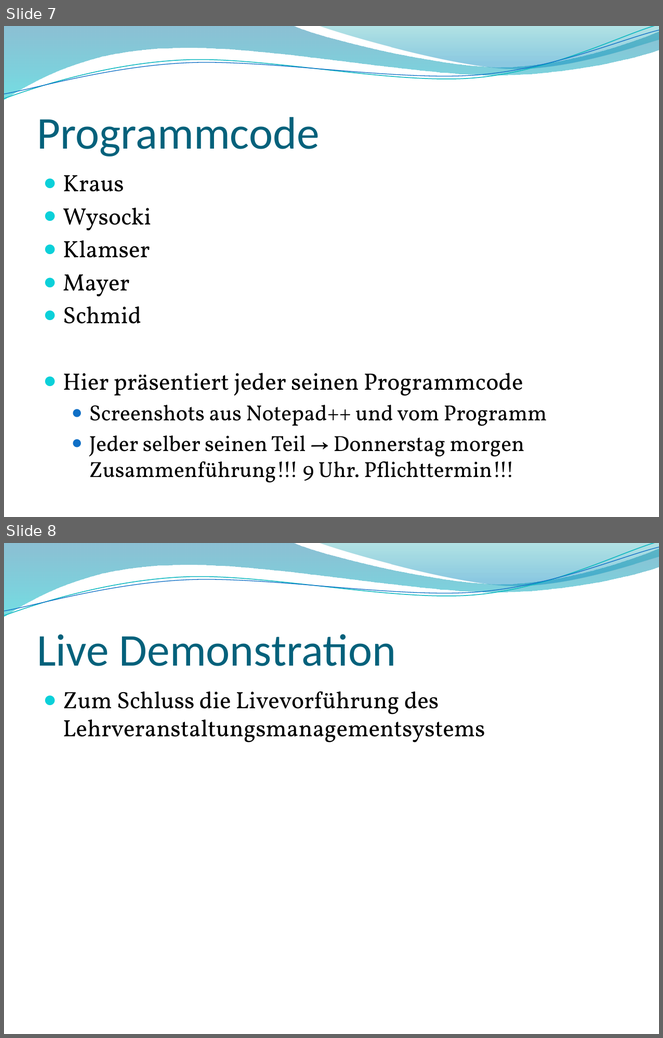
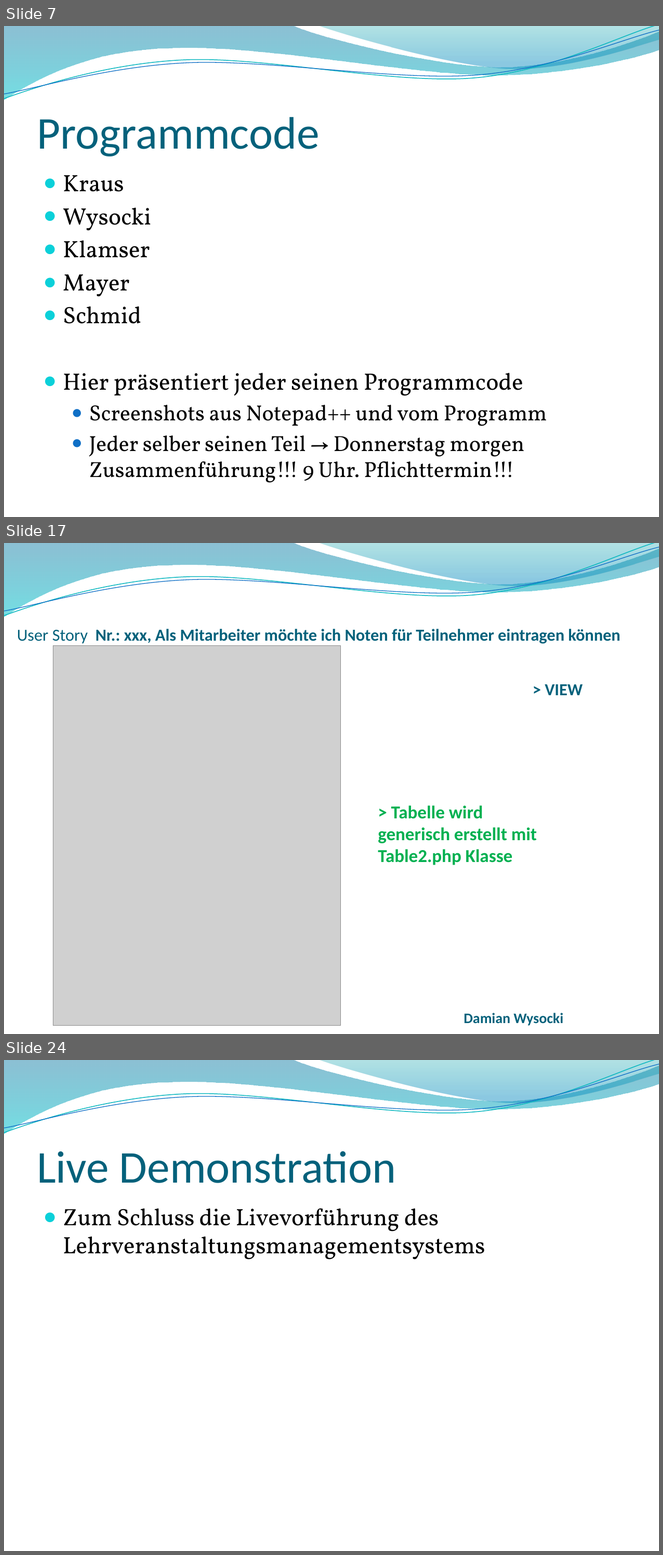
Before and after one commit to wf5ss2015/wfprj, a slide deck: Lehrveranstaltungsmanagement_Präsentation.pptx. Shown one above the other, each under a label of ours: slides 7 and 8 before the commit, slides 7, 17 and 24 after it; the slides between them are not shown. The pictures are 663x1038 and 663x1555 pixels, drawn with LibreOffice and Linux fonts; fonts in the diff are those of the drawing; grey boxes stand for pictures; background and template pictures are left out. Boxes give left, top, right and bottom in pixels: in the first picture for what was removed or moved away, otherwise in the second. Text is boxed around its words. In the diff, an @@ line names an element or a change of style, - is before the commit and + after.

```diff
--- a/Lehrveranstaltungsmanagement_Präsentation.pptx
+++ b/Lehrveranstaltungsmanagement_Präsentation.pptx
@@ slide 17 added at (4, 543, 659, 1034), background picture (left out); not listed: 4 template elements that a slide beside it also shows @@
@@ text added at (17, 629, 620, 644), 18.5 pt, text #04617B, bold @@
+User Story Nr.: xxx, Als Mitarbeiter möchte ich Noten für Teilnehmer eintragen können
@@ picture added at (53, 646, 341, 1026) @@
@@ text added at (545, 684, 583, 695), 18.5 pt, text #04617B, bold @@
+> VIEW
@@ text added at (378, 806, 537, 865), 20 pt, text #00B050, bold @@
+> Tabelle wird generisch erstellt mit Table2.php Klasse
@@ text added at (464, 1013, 564, 1026), 16 pt, text #04617B, bold @@
+Damian Wysocki
@@ what was slide 8 is now slide 24 @@
```
Also in this commit, not shown: 15 other slides added.
